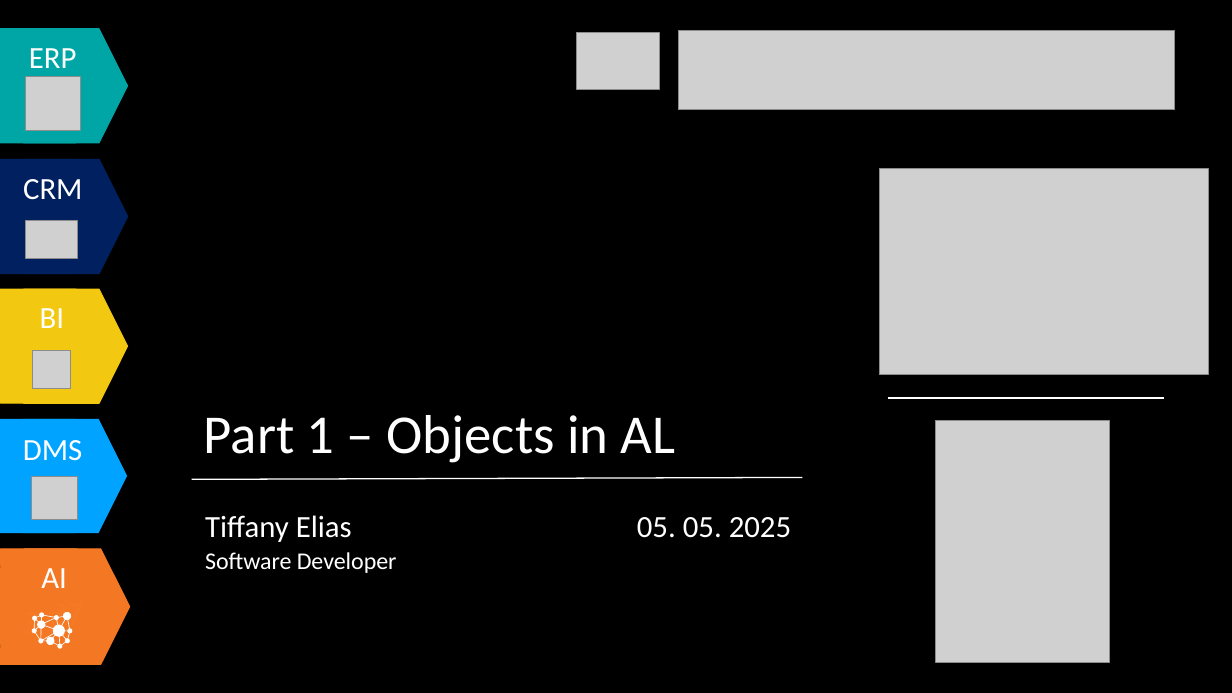
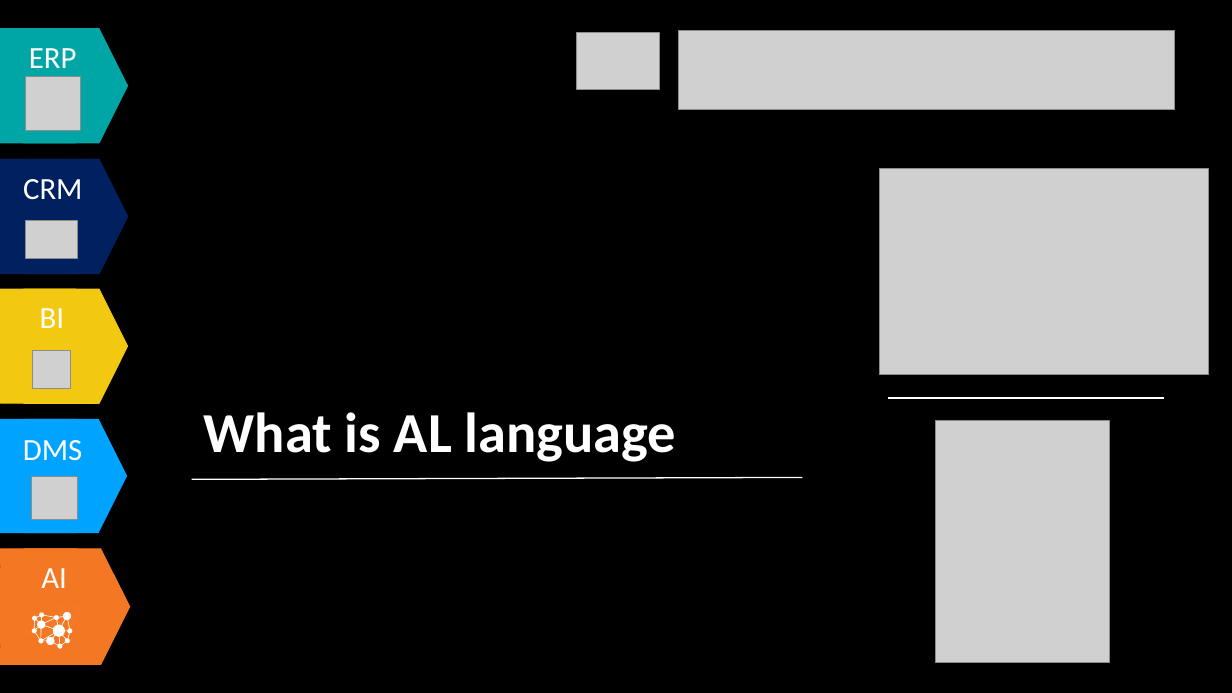
Before and after one commit to Tiffany0160/AdvancedCustomerPage, a slide deck: slide 5 of Document/Business Extension Presentation.pptx (slide 4 before the commit). Drawn at 1232x693 pixels with LibreOffice and Linux fonts; fonts in the diff are those of the drawing; grey boxes stand for pictures. Boxes give left, top, right and bottom in pixels: in the first picture for what was removed or moved away, otherwise in the second. Text is boxed around its words. In the diff, an @@ line names an element or a change of style, - is before the commit and + after.

```diff
--- a/Document/Business Extension Presentation.pptx
+++ b/Document/Business Extension Presentation.pptx
@@ text at box(204, 412, 676, 462): text changed; size 42.7 to 44 pt; bold on @@
-Part 1 – Objects in AL
+What is AL language
@@ text removed at box(205, 515, 397, 573) @@
-Tiffany Elias
-Software Developer
@@ text removed at box(637, 517, 791, 538) @@
-05. 05. 2025
```
Also in this commit, not shown: 14 other slides changed, 17 slides added, 2 other files.
